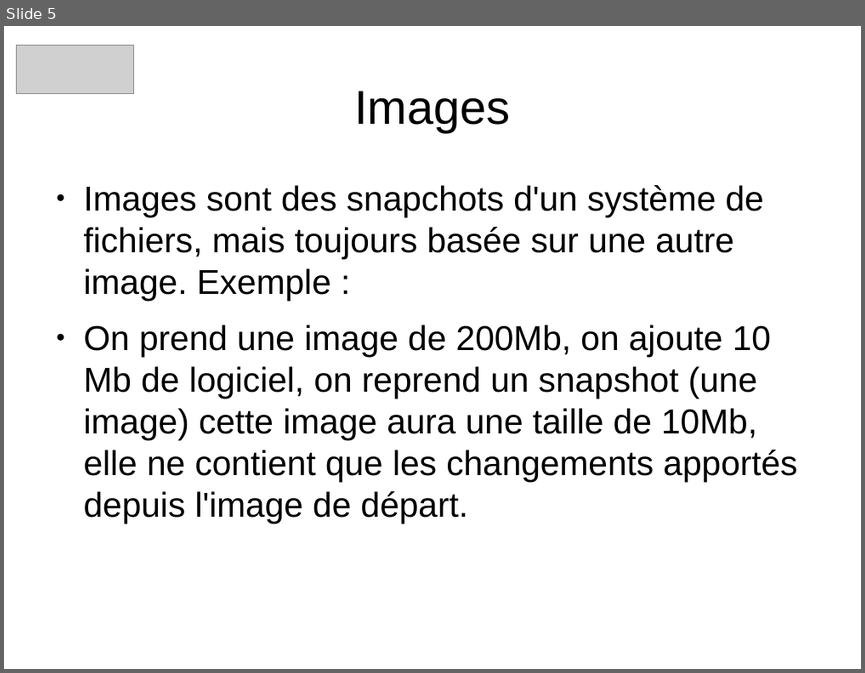
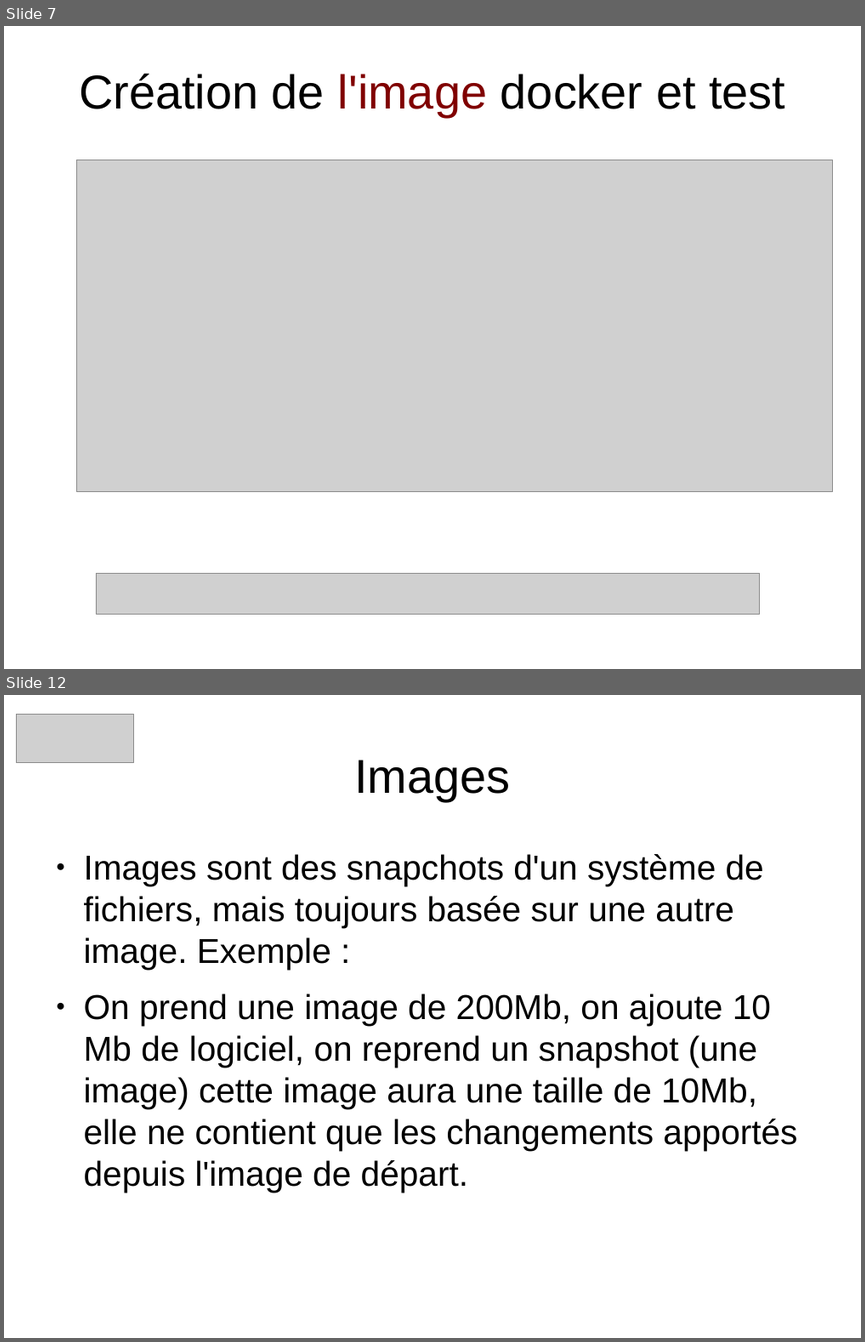
Before and after one commit to heylve/current, a slide deck: Rencontre_devs/docker_dev_conf_20_11_2017.odp. Shown one above the other, each under a label of ours: slide 5 before the commit, slides 7 and 12 after it; the slides between them are not shown. The pictures are 865x673 and 865x1342 pixels, drawn with LibreOffice and Linux fonts; fonts in the diff are those of the drawing; grey boxes stand for pictures. Boxes give left, top, right and bottom in pixels: in the first picture for what was removed or moved away, otherwise in the second. Text is boxed around its words. In the diff, an @@ line names an element or a change of style, - is before the commit and + after.

Commit message:
docker pres ..

```diff
--- a/Rencontre_devs/docker_dev_conf_20_11_2017.odp
+++ b/Rencontre_devs/docker_dev_conf_20_11_2017.odp
@@ slide 7 added at (4, 26, 861, 669), background #FFFFFF @@
@@ title added at (79, 74, 785, 117), 44 pt, text #000000 @@
+Création de l'image docker et test
@@ picture added at (77, 160, 833, 492) @@
@@ picture added at (96, 573, 760, 614) @@
@@ what was slide 5 is now slide 12 @@
```
Also in this commit, not shown: 4 slides changed, 8 other slides added, 1 slide removed.
